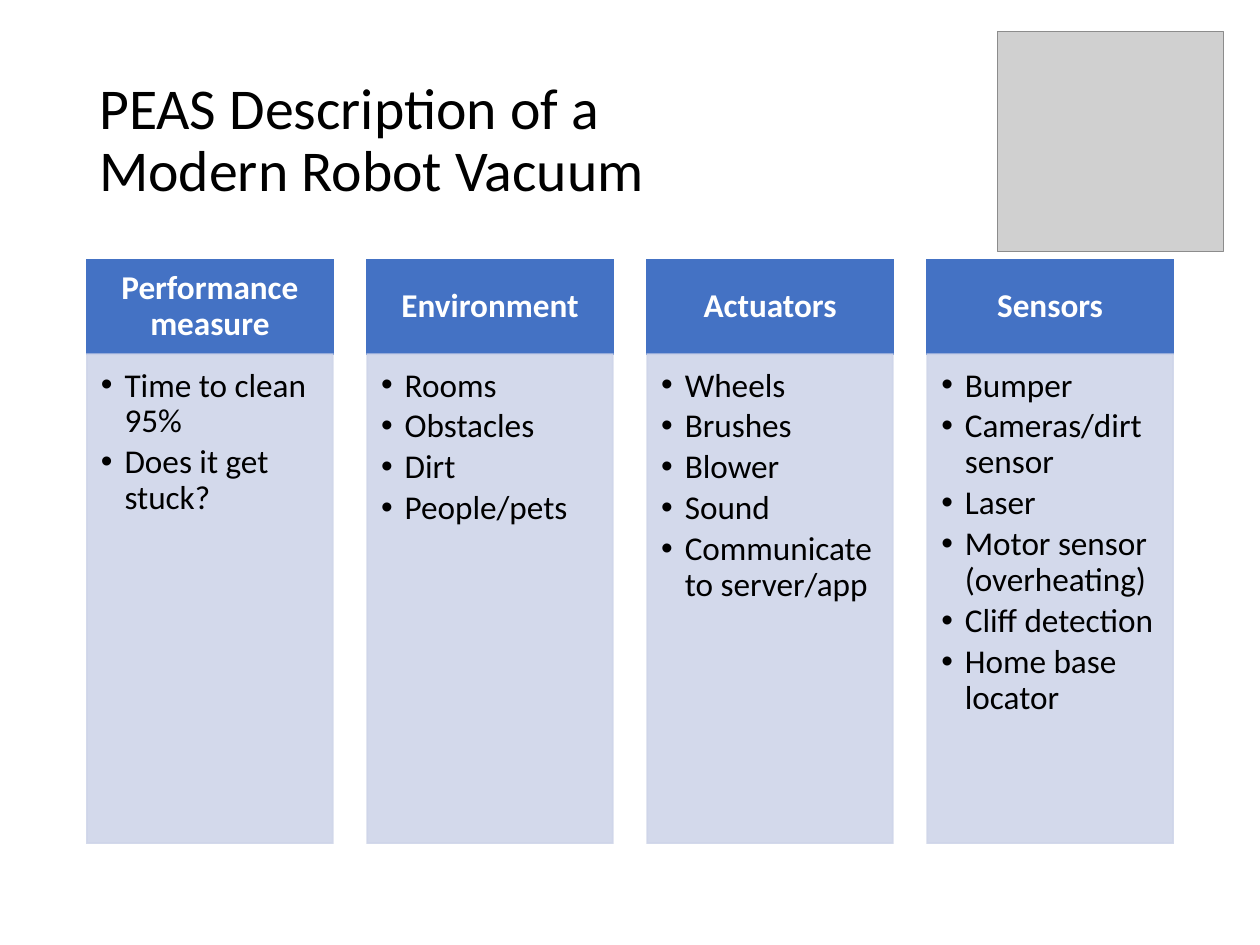
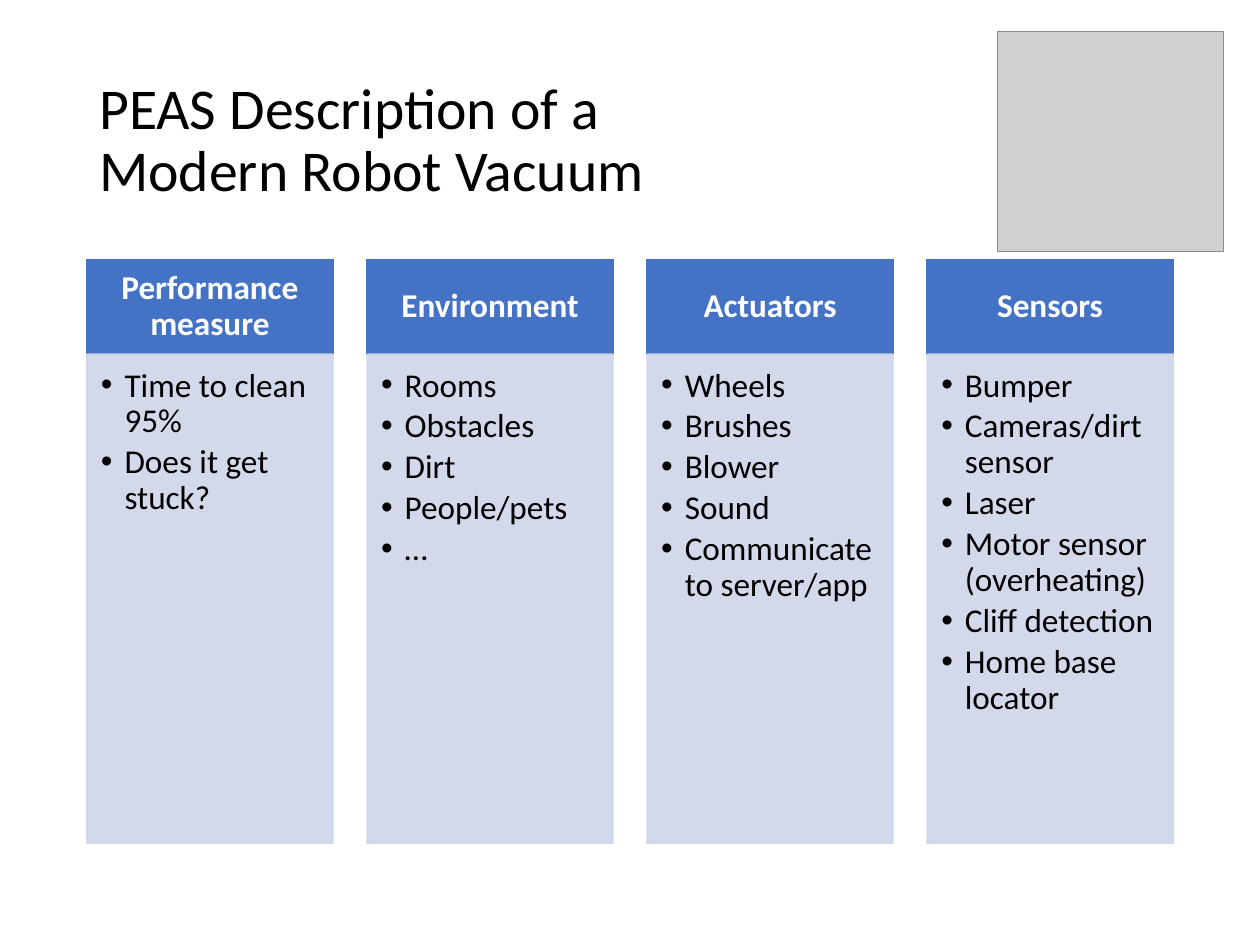
Before and after one commit to mhahsler/CS7320-AI, a slide deck: slide 34 of slides/02_agents.pptx. Drawn at 1260x945 pixels with LibreOffice and Linux fonts; fonts in the diff are those of the drawing; grey boxes stand for pictures. Boxes give left, top, right and bottom in pixels: in the first picture for what was removed or moved away, otherwise in the second. Text is boxed around its words. In the diff, an @@ line names an element or a change of style, - is before the commit and + after.

```diff
--- a/slides/02_agents.pptx
+++ b/slides/02_agents.pptx
@@ text at [405,375,568,525]: paragraph added @@
+  • …
```
Also in this commit, not shown: 3 other slides changed, 1 slide removed, 3 other files.
